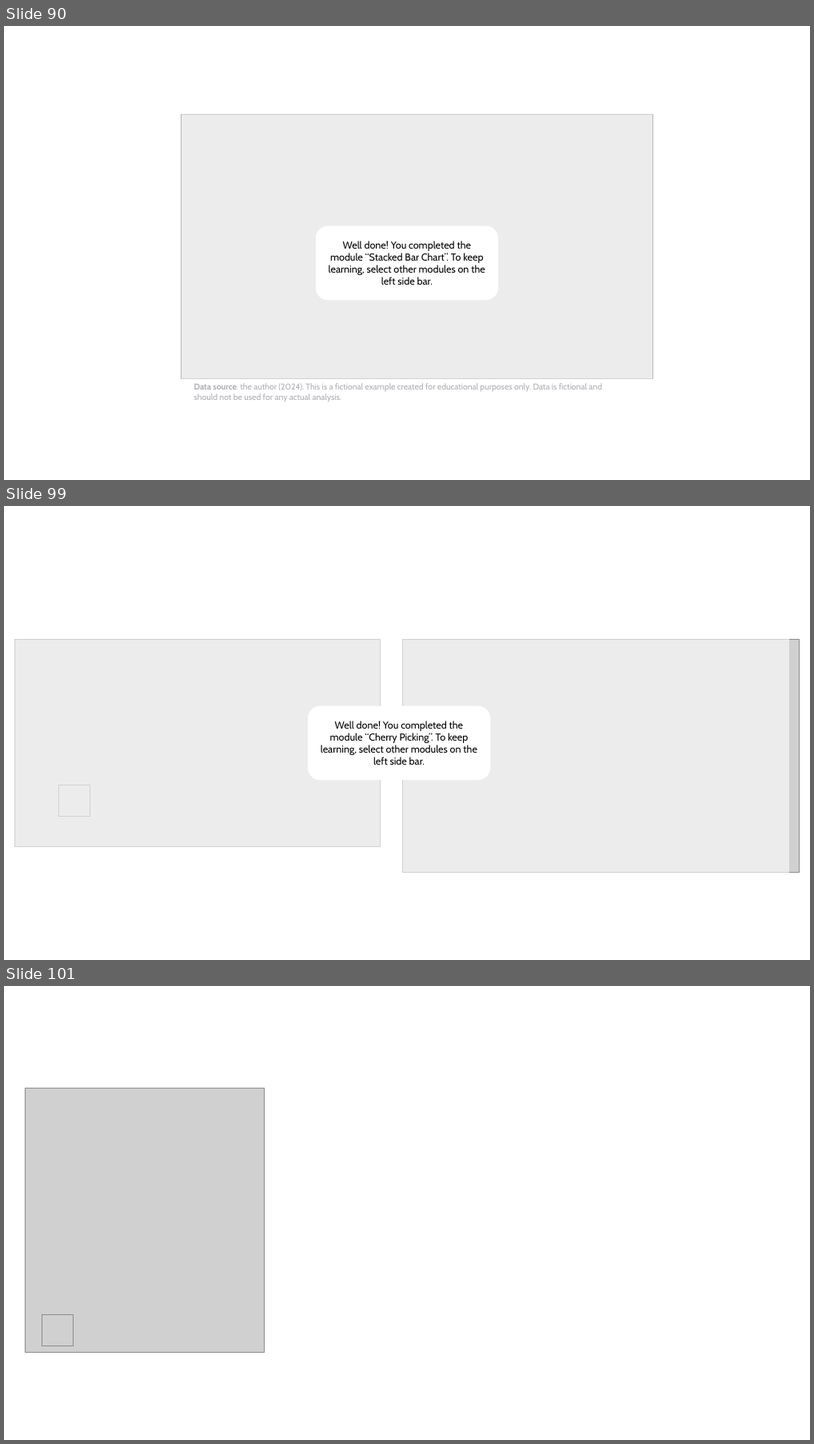
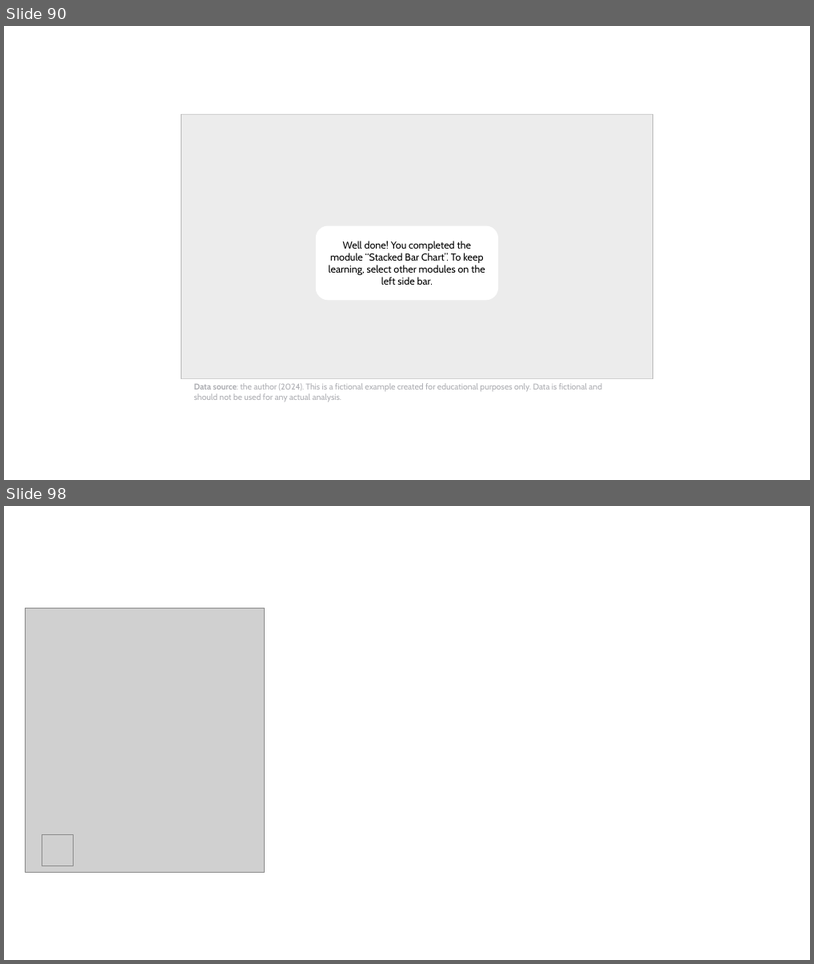
Before and after one commit to marianast97/VisualizationLiteracy, a slide deck: LearningContent/LearningContent.pptx. Shown one above the other, each under a label of ours: slides 90, 99 and 101 before the commit, slides 90 and 98 after it; the slides between them are not shown. The pictures are 814x1444 and 814x964 pixels, drawn with LibreOffice and Linux fonts; fonts in the diff are those of the drawing; grey boxes stand for pictures. Boxes give left, top, right and bottom in pixels: in the first picture for what was removed or moved away, otherwise in the second. Text is boxed around its words. In the diff, an @@ line names an element or a change of style, - is before the commit and + after.

```diff
--- a/LearningContent/LearningContent.pptx
+++ b/LearningContent/LearningContent.pptx
@@ slide 99 removed at <box>4,506,810,960</box>, background #FFFFFF @@
@@ rectangle removed at <box>9,594,790,880</box> @@
@@ picture removed at <box>14,639,380,846</box> @@
@@ picture removed at <box>402,639,800,872</box> @@
@@ rounded rectangle removed at <box>308,706,491,780</box> @@
-Well done! You completed the module “Cherry Picking”. To keep learning, select other modules on the left side bar.
@@ picture removed at <box>59,784,90,816</box> @@
@@ what was slide 101 is now slide 98 @@
```
Also in this commit, not shown: 5 slides changed, 1 slide added, 3 other slides removed, 3 other files.
